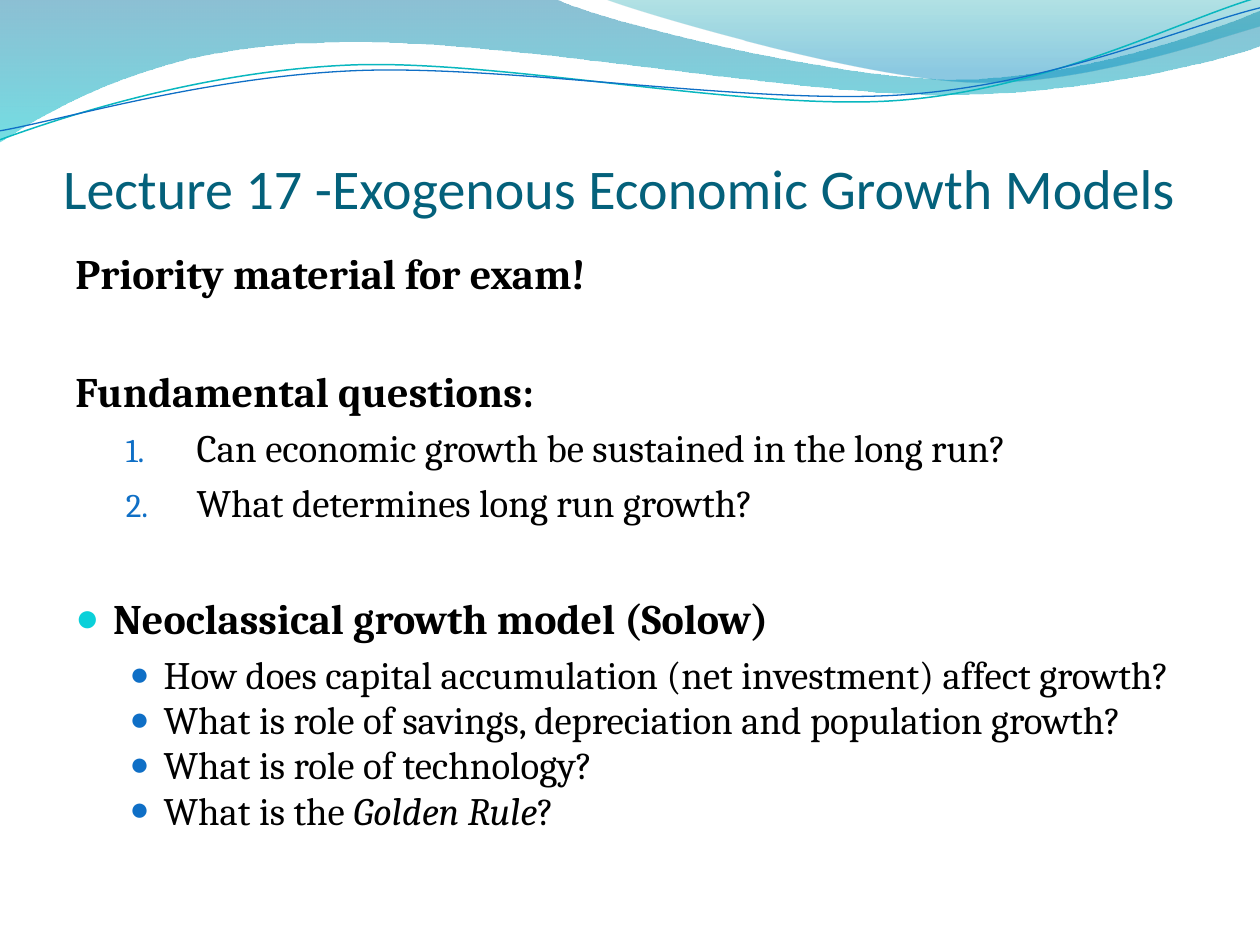
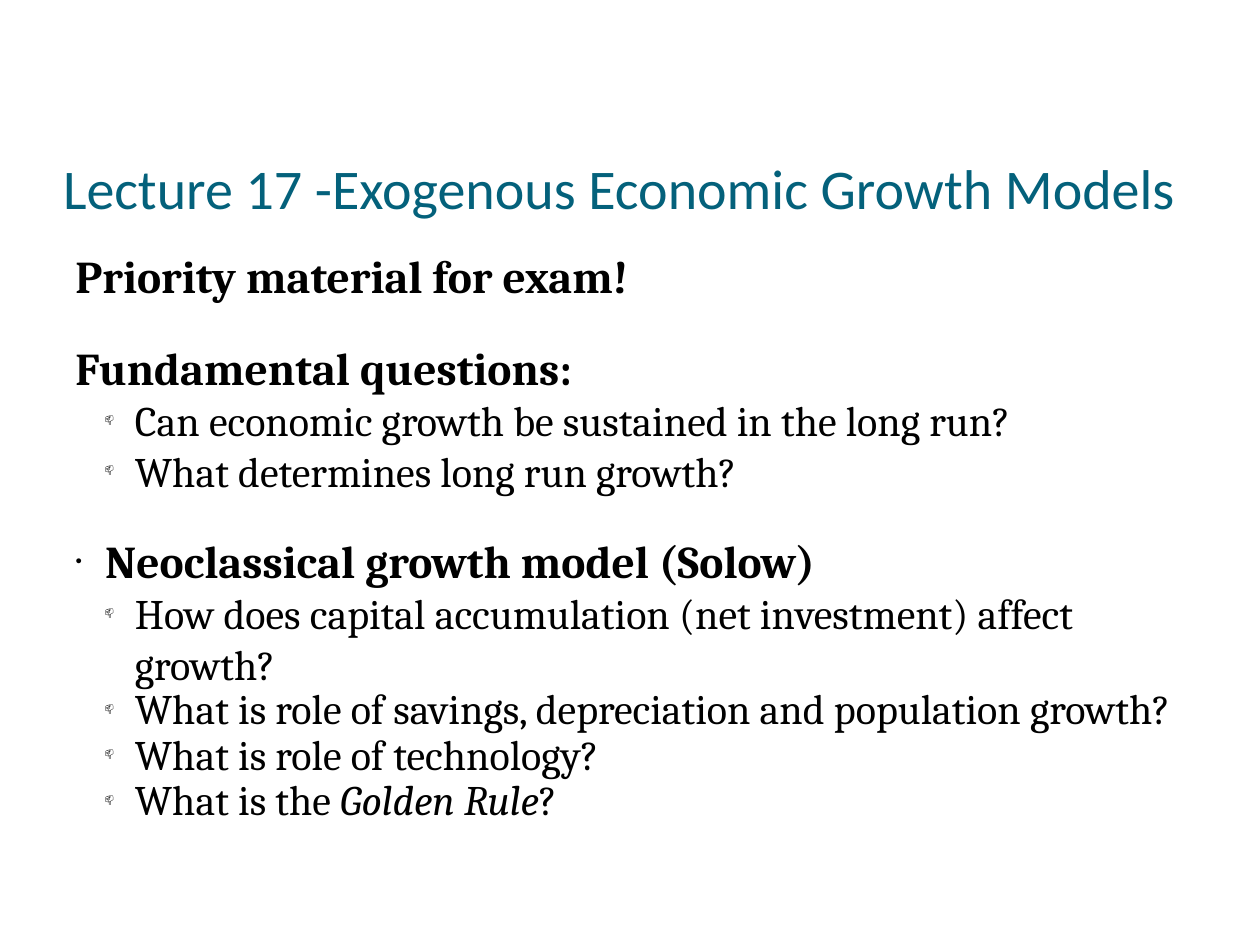
Before and after one commit to muff1nman/ClassNotes, a slide deck: slide 7 of Econ/PPT/S12_Final Exam Review.pptx. Drawn at 1260x945 pixels with LibreOffice and Linux fonts; fonts in the diff are those of the drawing; background and template pictures are left out. Boxes give left, top, right and bottom in pixels: in the first picture for what was removed or moved away, otherwise in the second. Text is boxed around its words. In the diff, an @@ line names an element or a change of style, - is before the commit and + after.

Commit message:
Final exam work

```diff
--- a/Econ/PPT/S12_Final Exam Review.pptx
+++ b/Econ/PPT/S12_Final Exam Review.pptx
@@ freeform shape removed at (x1=0, y1=0, x2=1260, y2=142) @@
@@ freeform shape removed at (x1=0, y1=0, x2=1260, y2=147) @@
@@ freeform shape removed at (x1=0, y1=8, x2=1260, y2=141) @@
@@ freeform shape removed at (x1=604, y1=0, x2=1260, y2=87) @@
@@ text "Priority material for exam!" at (x1=75, y1=260, x2=1170, y2=816): size 24.1 to 26 pt in "Priority material for exam!", "Fundamental questions:", "Neoclassical growth model (Solow)"; size 22.2 to 24 pt in "Can economic growth be sustained in the ...", "What determines long run growth?", "How does capital accumulation (net investment) affect ...", "What is role of savings, depreciation and ..." and 2 more places; less space between paragraphs; bullet 1. to 📫; indent changed; bullet ● to 📫; line spacing 0.8 to 0.9 @@
```
Also in this commit, not shown: 12 other slides changed, 3 other files.
